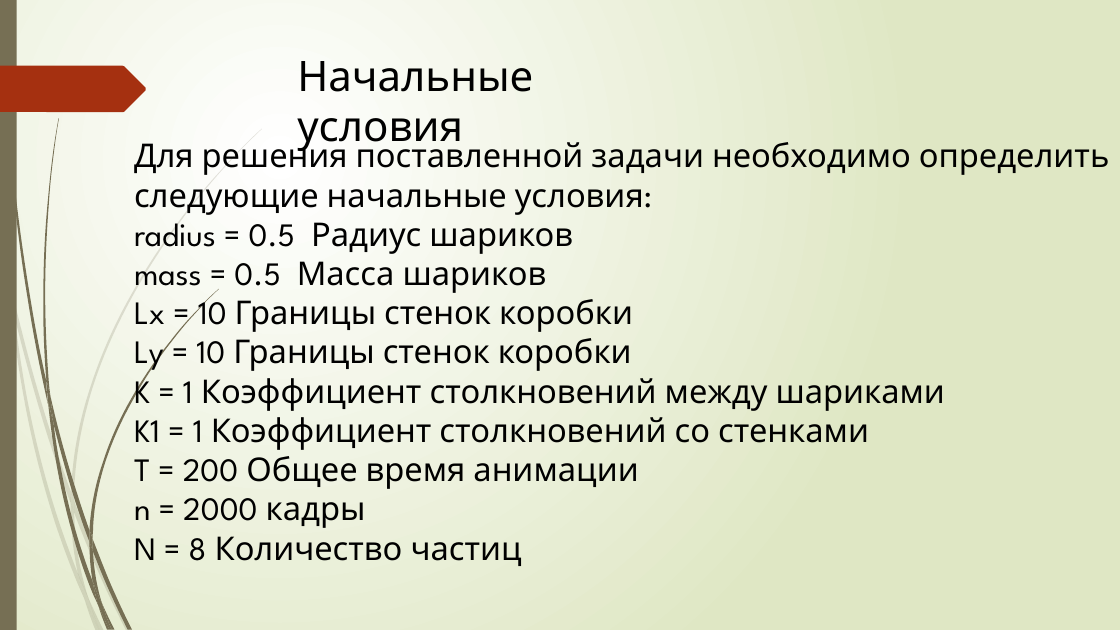
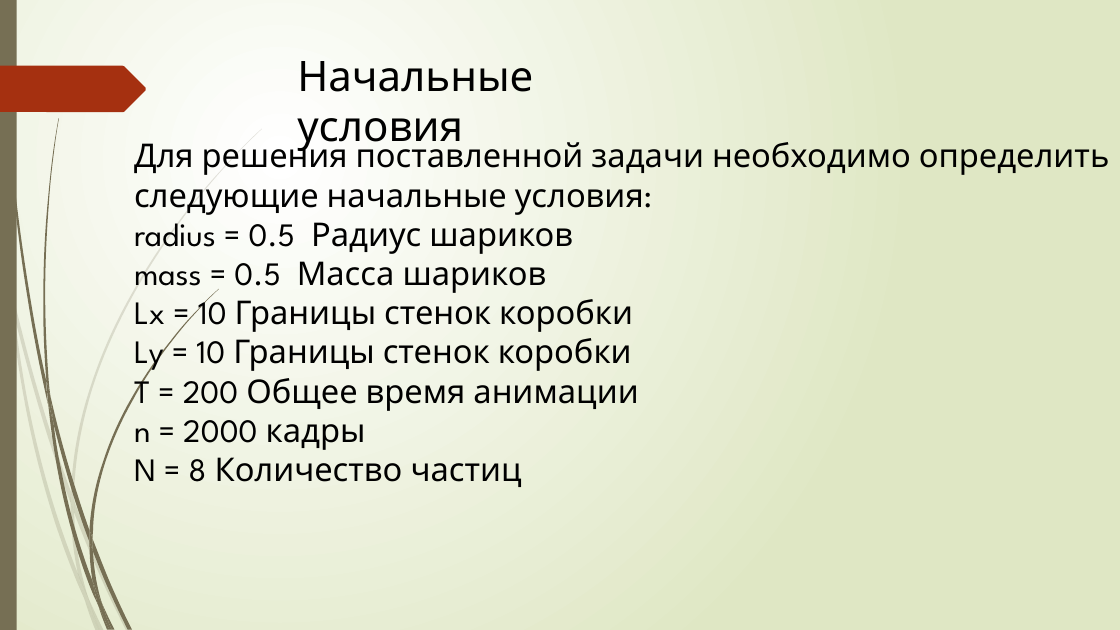
Before and after one commit to MatveiLepehov/final_project, a slide deck: slide 4 of презентация 2.pptx. Drawn at 1120x630 pixels with LibreOffice and Linux fonts; fonts in the diff are those of the drawing. Boxes give left, top, right and bottom in pixels: in the first picture for what was removed or moved away, otherwise in the second. Text is boxed around its words. In the diff, an @@ line names an element or a change of style, - is before the commit and + after.

```diff
--- a/презентация 2.pptx
+++ b/презентация 2.pptx
@@ text at bbox=[134, 338, 638, 411]: text changed @@
-Ly = 10 Границы стенок коробки
-K = 1 Коэффициент столкновений между шариками
-K1 = 1 Коэффициент столкновений со стенками
-T = 200 Общее время анимации
+Ly = 10 Границы стенок коробки
+T = 200 Общее время анимации
```
Also in this commit, not shown: 3 other slides changed, 2 slides added, 1 slide removed.
